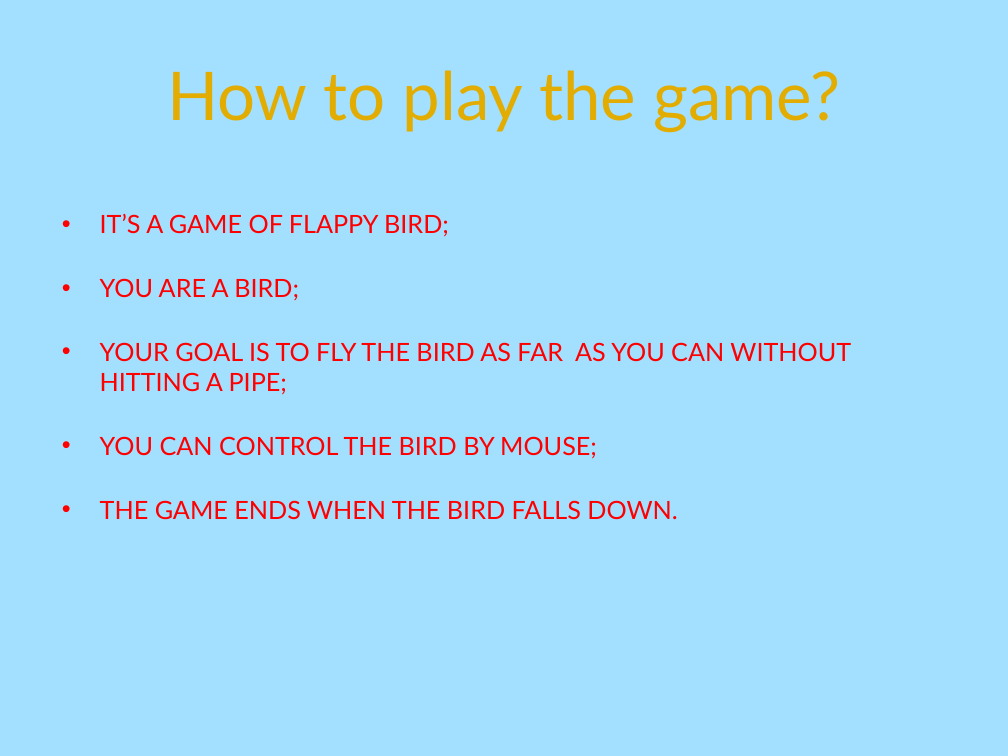
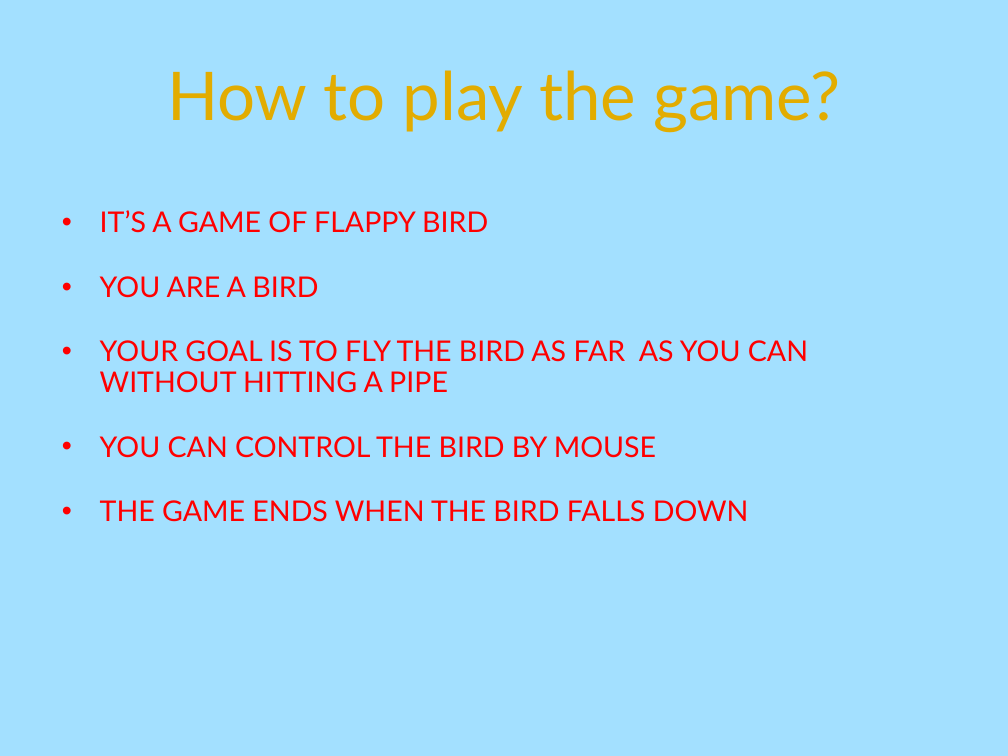
Before and after one commit to Gardax/flappyBird---Javascipt, a slide deck: slide 2 of prezentation.ppt. Drawn at 1008x756 pixels with LibreOffice and Linux fonts; fonts in the diff are those of the drawing; background and template pictures are left out. Boxes give left, top, right and bottom in pixels: in the first picture for what was removed or moved away, otherwise in the second. Text is boxed around its words. In the diff, an @@ line names an element or a change of style, - is before the commit and + after.

```diff
--- a/prezentation.ppt
+++ b/prezentation.ppt
@@ text at bbox=[100, 210, 808, 522]: text changed; size 18 to 20.4 pt @@
-• IT’S A GAME OF FLAPPY BIRD;
-• YOU ARE A BIRD;
-• YOUR GOAL IS TO FLY THE BIRD AS FAR AS YOU CAN WITHOUT HITTING A PIPE;
-• YOU CAN CONTROL THE BIRD BY MOUSE;
-• THE GAME ENDS WHEN THE BIRD FALLS DOWN.
+• IT’S A GAME OF FLAPPY BIRD
+• YOU ARE A BIRD
+• YOUR GOAL IS TO FLY THE BIRD AS FAR AS YOU CAN WITHOUT HITTING A PIPE
+• YOU CAN CONTROL THE BIRD BY MOUSE
+• THE GAME ENDS WHEN THE BIRD FALLS DOWN
```
Also in this commit, not shown: 3 slides added, 1 other file.
